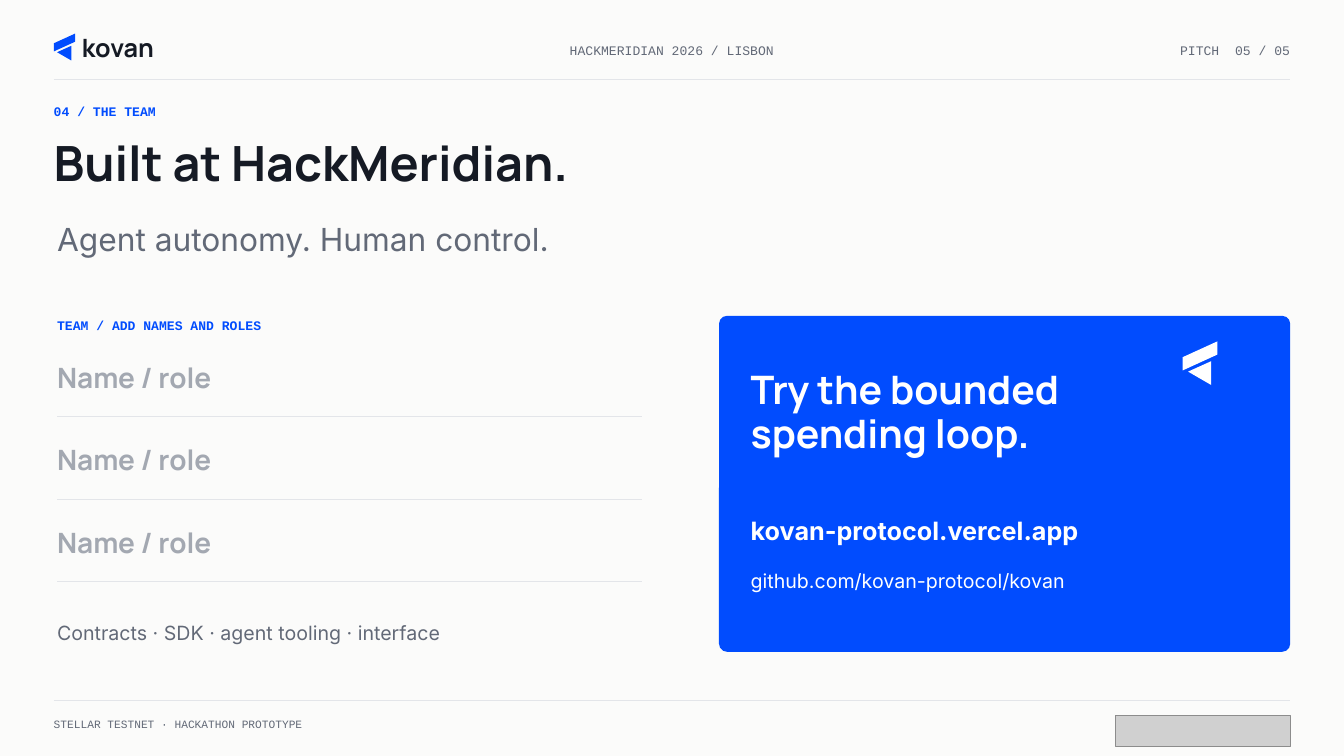
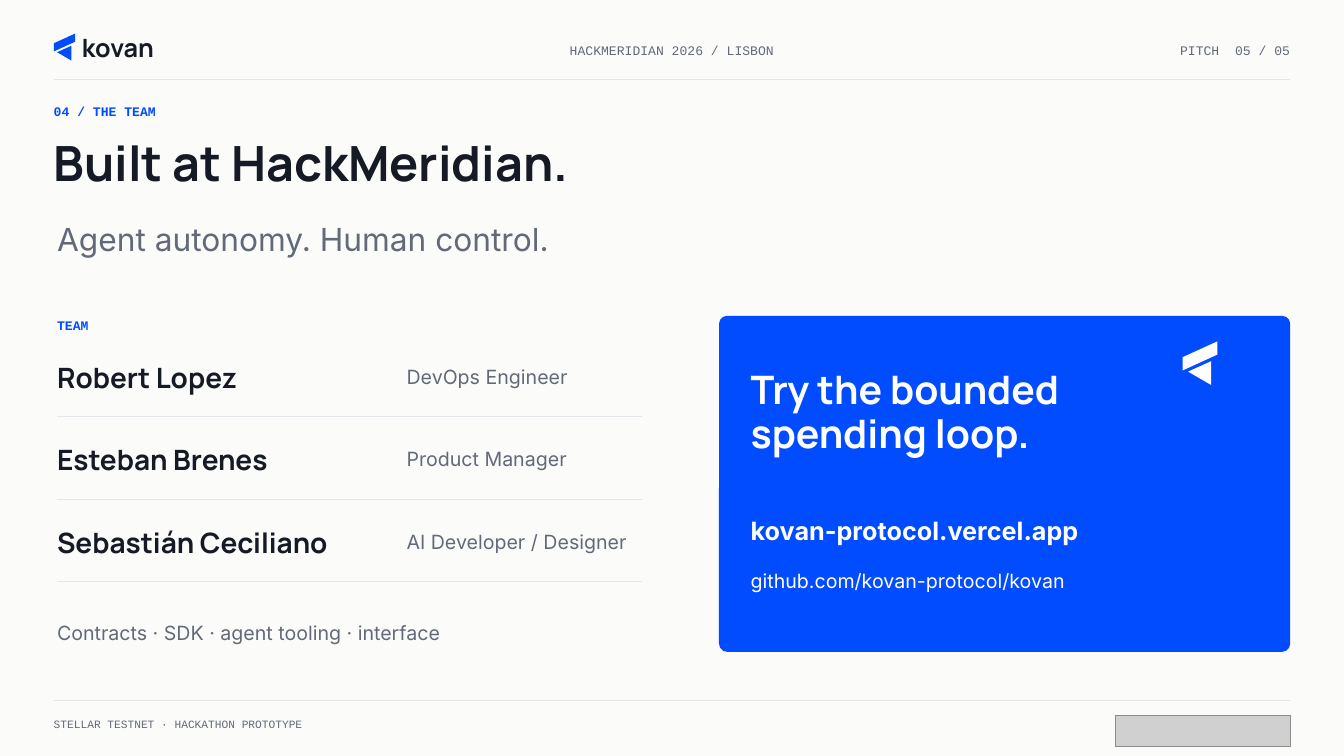
Before and after one commit to kovan-protocol/kovan, a slide deck: slide 5 of docs/pitch/kovan-pitch-deck.pptx. Drawn at 1344x756 pixels with LibreOffice and Linux fonts; fonts in the diff are those of the drawing; grey boxes stand for pictures. Boxes give left, top, right and bottom in pixels: in the first picture for what was removed or moved away, otherwise in the second. Text is boxed around its words. In the diff, an @@ line names an element or a change of style, - is before the commit and + after.

Commit message:
[ai] team credits in README, AI_USAGE and the deck; deck statuses: mandates released, SDK on npm, 547 tests

```diff
--- a/docs/pitch/kovan-pitch-deck.pptx
+++ b/docs/pitch/kovan-pitch-deck.pptx
@@ text at (57,321,88,330): text changed @@
-TEAM / ADD NAMES AND ROLES
+TEAM
@@ text removed at (57,367,211,388) @@
-Name / role
@@ text added at (57,368,237,395), 30 pt, text #151A24, bold @@
+Robert Lopez
@@ text added at (407,369,568,388), 21 pt, text #626977 @@
+DevOps Engineer
@@ text removed at (57,449,211,470) @@
-Name / role
@@ text added at (57,450,267,471), 30 pt, text #151A24, bold @@
+Esteban Brenes
@@ text added at (407,451,567,470), 21 pt, text #626977 @@
+Product Manager
@@ text removed at (57,532,211,553) @@
-Name / role
@@ text added at (57,530,327,554), 30 pt, text #151A24, bold @@
+Sebastián Ceciliano
@@ text added at (407,534,626,553), 21 pt, text #626977 @@
+AI Developer / Designer
```
Also in this commit, not shown: 12 other files.
